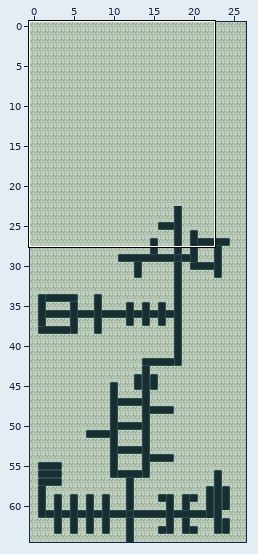
Level history. Tiled map: LemmeOut/assets/data/level2.tmx. Above, an overview of the earlier version with the close-up marked.
Close-up. Old version:
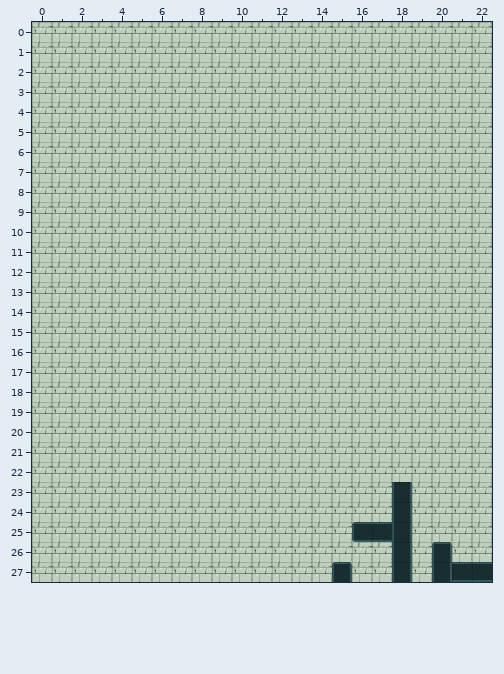
Cells are 32x32 px. Shown: x 0..22, y 0..27.
After the commit:
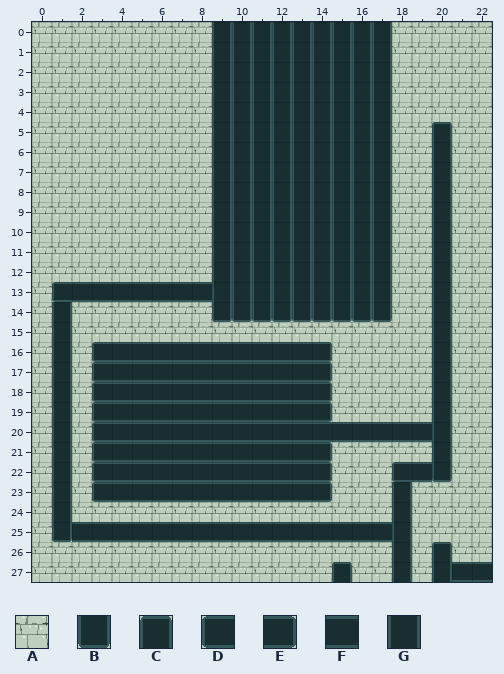
Key: from "testTiles": A 0, B 1, C 2, D 3, E 4, F 5, G 6.
_ is an empty cell.
Commit: Level 2 Floor anf Walls
Diff:
Layer "floor":
y 0..4: x 9..17 AAAAAAAAA -> GGGGGGGGG
y 5: x 9..17 AAAAAAAAA -> GGGGGGGGG; x 20 A -> C
y 6..12: x 9..17 AAAAAAAAA -> GGGGGGGGG; x 20 A -> G
y 13: x 1..17 AAAAAAAAAAAAAAAAA -> DFFFFFFFGGGGGGGGG; x 20 A -> G
y 14: x 1 A -> G; x 9..17 AAAAAAAAA -> BBBBBBBBB; x 20 A -> G
y 15: x 1 A -> G; x 20 A -> G
y 16..19: x 1 A -> G; x 3..14 AAAAAAAAAAAA -> DFFFFFFFFFFE; x 20 A -> G
y 20: x 1 A -> G; x 3..20 AAAAAAAAAAAAAAAAAA -> DFFFFFFFFFFFFFFFFG
y 21: x 1 A -> G; x 3..14 AAAAAAAAAAAA -> DFFFFFFFFFFE; x 20 A -> G
y 22: x 1 A -> G; x 3..14 AAAAAAAAAAAA -> DFFFFFFFFFFE; x 18..20 AAA -> DFB
y 23: x 1 A -> G; x 3..14 AAAAAAAAAAAA -> DFFFFFFFFFFE
y 24: x 1 A -> G
y 25: x 1..16 AAAAAAAAAAAAAAAD -> BFFFFFFFFFFFFFFF
Changed places in both close-ups, as pixel boxes (x1, y1, x2, y2):
changed: (52, 22, 452, 542)
